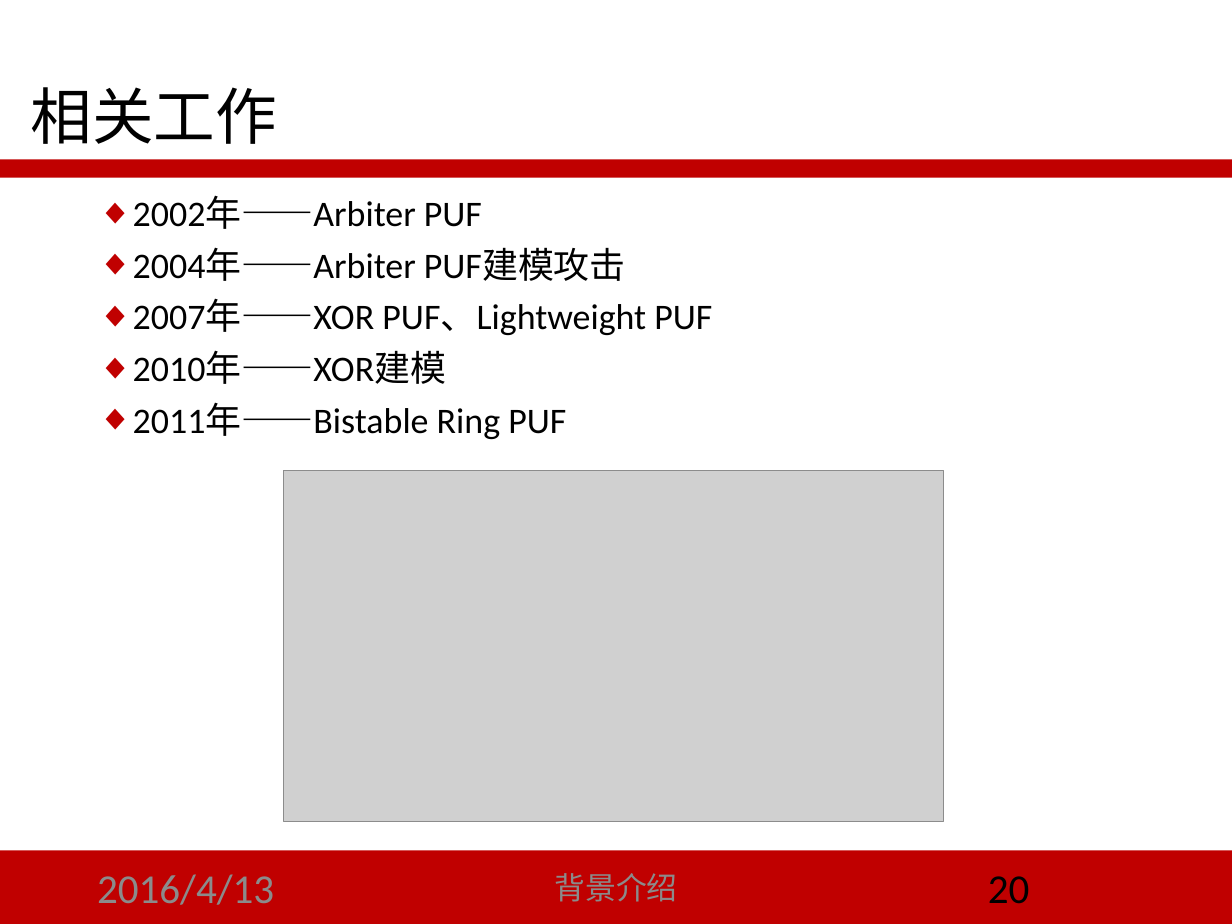
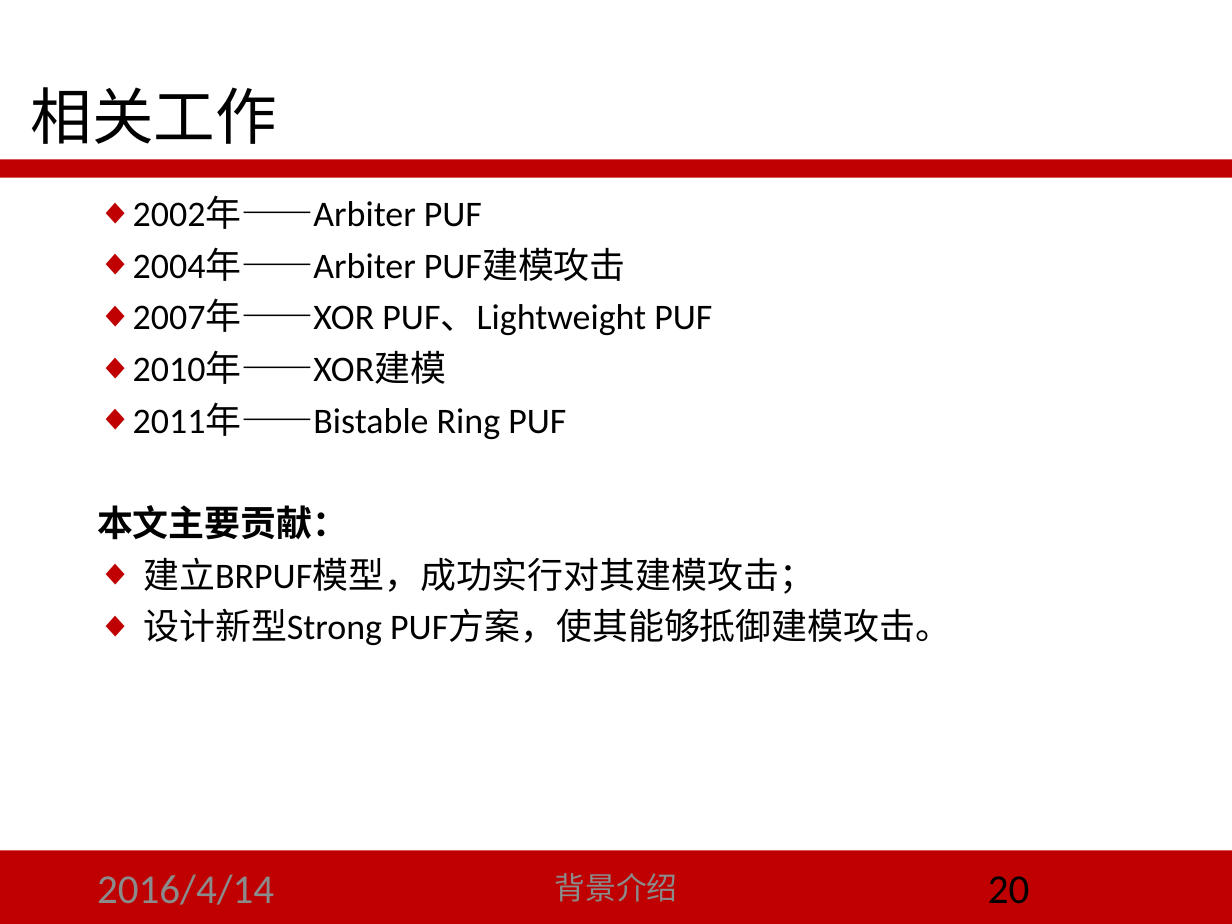
Before and after one commit to LoSealL/masterthesis, a slide deck: slide 20 of 答辩/script_02.pptx. Drawn at 1232x924 pixels with LibreOffice and Linux fonts; fonts in the diff are those of the drawing; grey boxes stand for pictures. Boxes give left, top, right and bottom in pixels: in the first picture for what was removed or moved away, otherwise in the second. Text is boxed around its words. In the diff, an @@ line names an element or a change of style, - is before the commit and + after.

```diff
--- a/答辩/script_02.pptx
+++ b/答辩/script_02.pptx
@@ picture removed at box(283, 471, 944, 822) @@
@@ text at box(97, 505, 951, 645): paragraphs added @@
+本文主要贡献：
+◆ 建立BRPUF模型，成功实行对其建模攻击；
+◆ 设计新型Strong PUF方案，使其能够抵御建模攻击。
@@ text at box(97, 874, 274, 905): text changed @@
-2016/4/13
+2016/4/14
```
Also in this commit, not shown: 44 other slides changed, 5 slides added, 11 other files.
